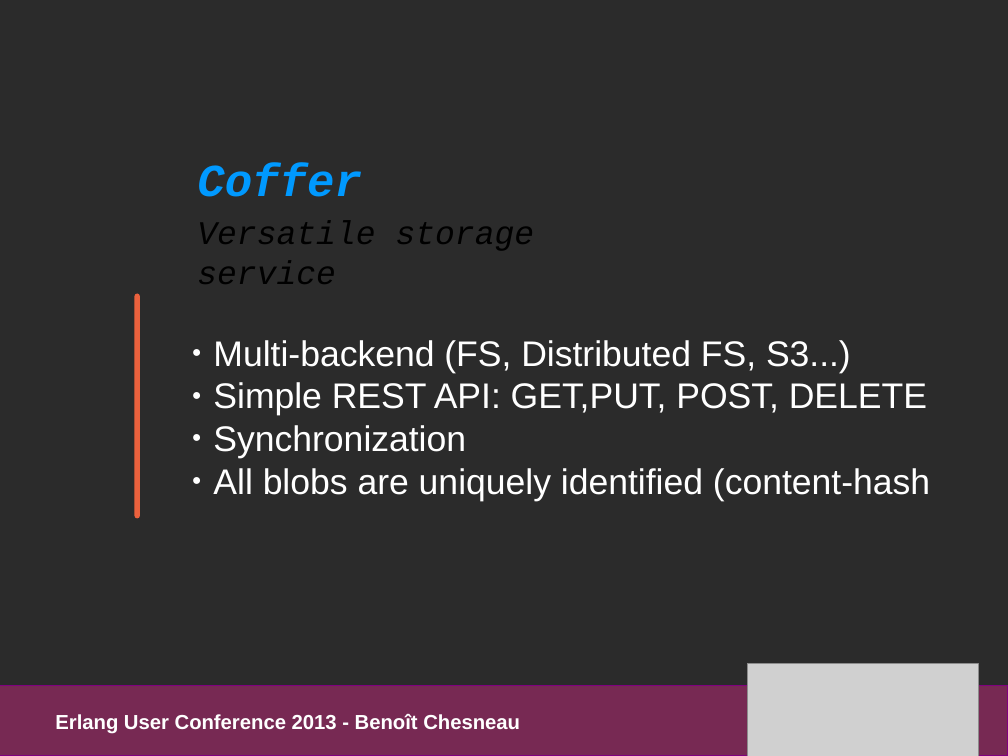
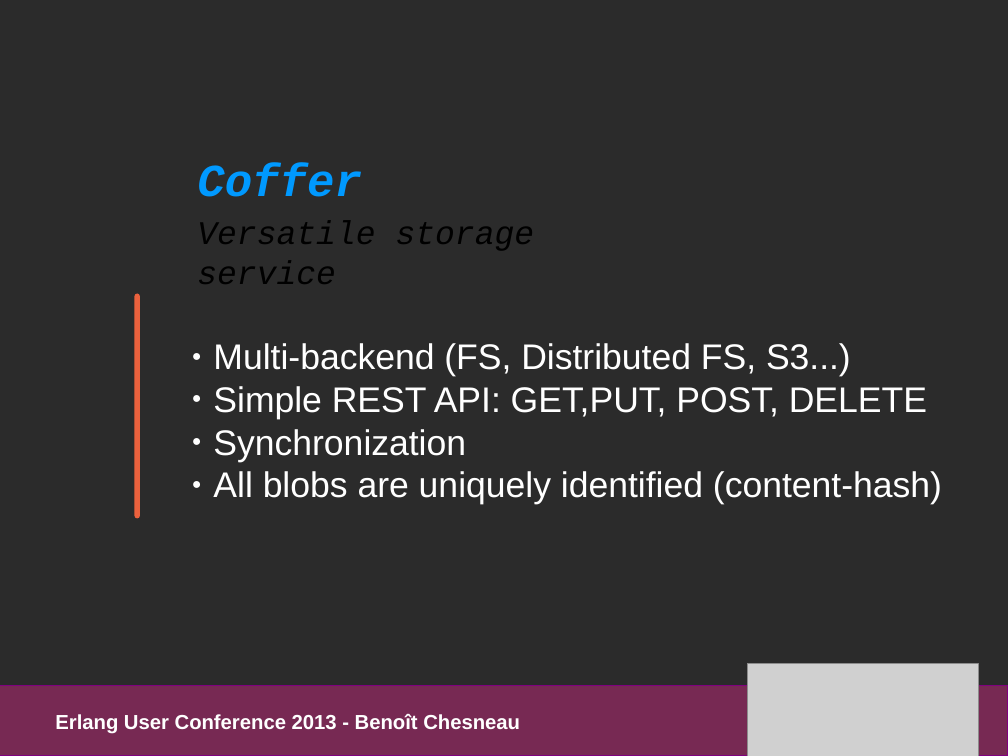
Before and after one commit to refuge/media, a slide deck: slide 8 of slides/pres_refuge_euc2013.odp. Drawn at 1008x756 pixels with LibreOffice and Linux fonts; fonts in the diff are those of the drawing; grey boxes stand for pictures; background and template pictures are left out; a plain dark background stands for a picture behind light text. Boxes give left, top, right and bottom in pixels: in the first picture for what was removed or moved away, otherwise in the second. Text is boxed around its words. In the diff, an @@ line names an element or a change of style, - is before the commit and + after.

```diff
--- a/slides/pres_refuge_euc2013.odp
+++ b/slides/pres_refuge_euc2013.odp
@@ text at [213,471,942,505]: text changed @@
-● All blobs are uniquely identified (content-hash
+● All blobs are uniquely identified (content-hash)
```
Also in this commit, not shown: 4 other slides changed, 1 other file.
